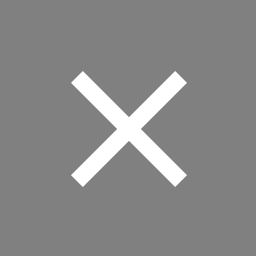
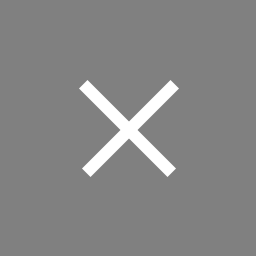
Revision of a layered (256, 256) image; what changed, layer by layer:
added layer "Rectangle 2" (1st of 2) above "Rectangle 2" over [79, 80, 176, 177]
added layer "Rectangle 2" (2nd of 2) above "Rectangle 1" over [82, 80, 179, 177]
hid "Forme 4" over [71, 71, 187, 187]
hid "Forme 3" over [71, 71, 187, 187]
